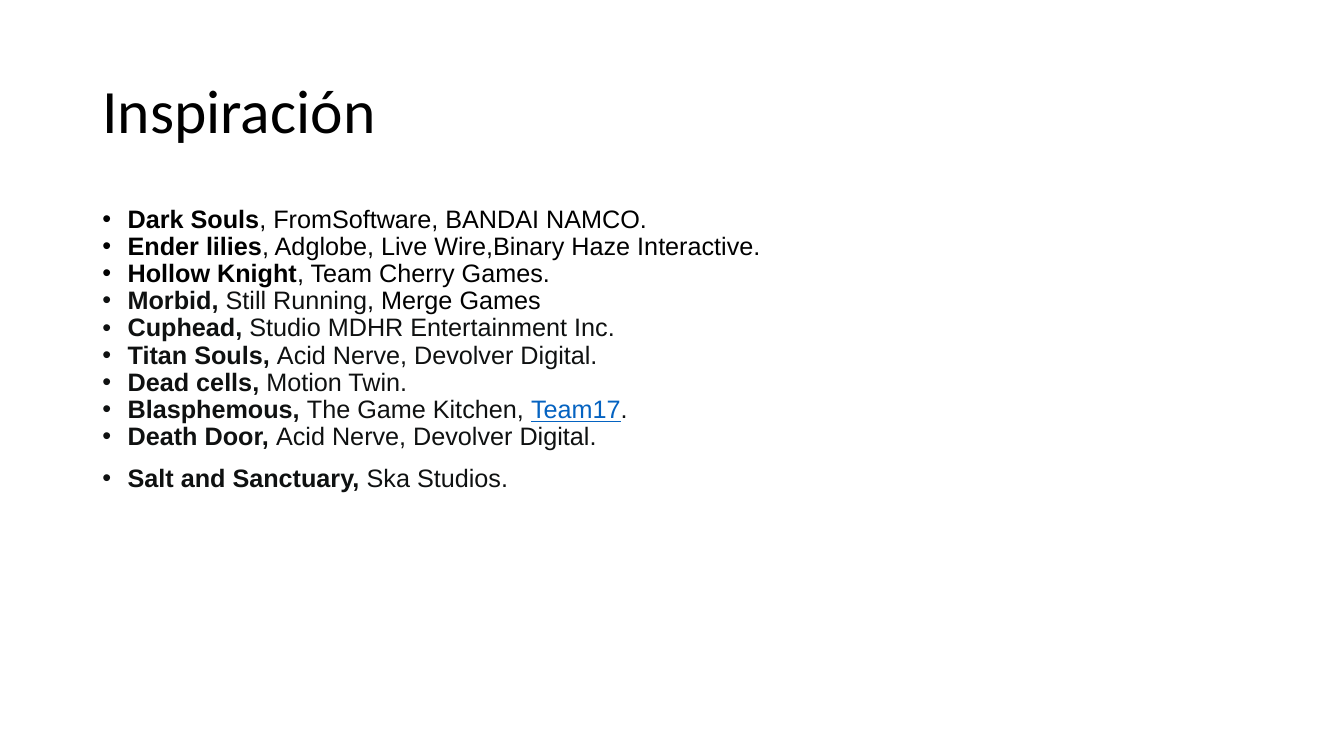
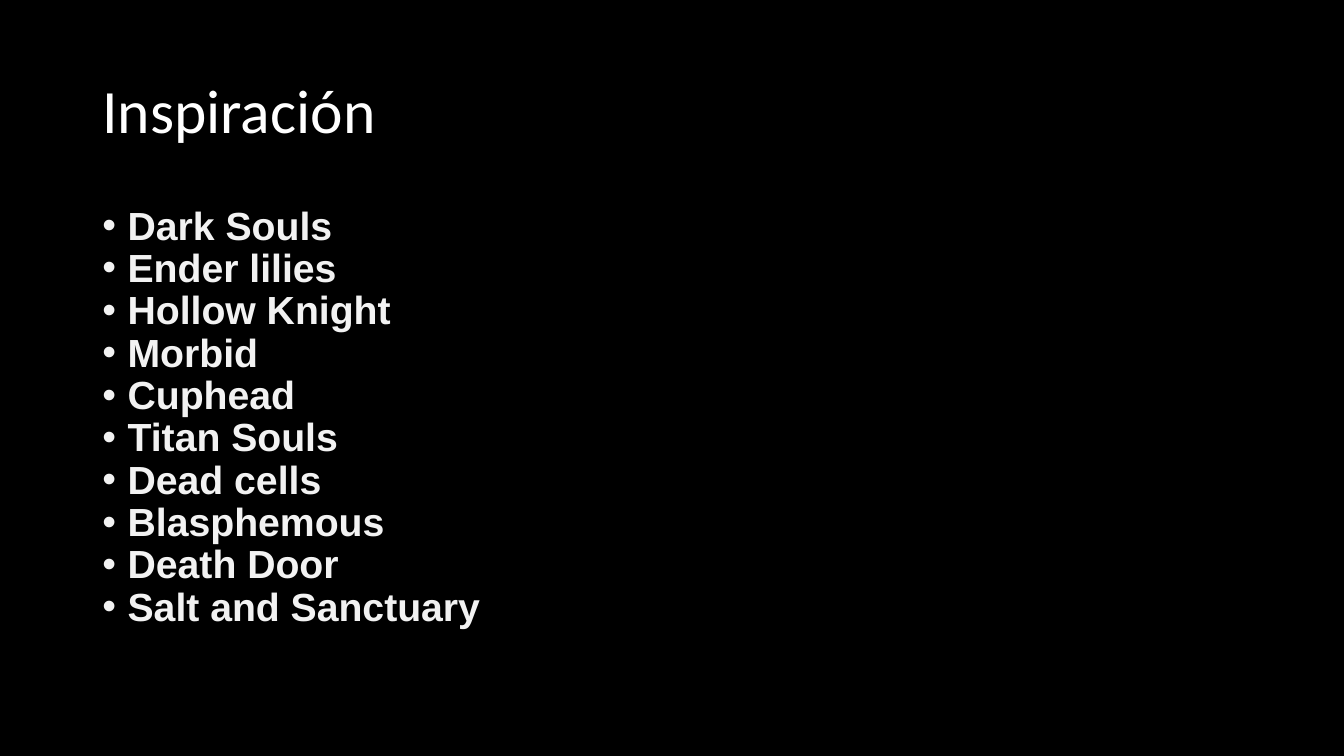
Before and after one commit to Xuppap-Inc/VerdantSorrow, a slide deck: slide 4 of Hitos/Presentacion hito 0.pptx. Drawn at 1344x756 pixels with LibreOffice and Linux fonts; fonts in the diff are those of the drawing. Boxes give left, top, right and bottom in pixels: in the first picture for what was removed or moved away, otherwise in the second. Text is boxed around its words. In the diff, an @@ line names an element or a change of style, - is before the commit and + after.

```diff
--- a/Hitos/Presentacion hito 0.pptx
+++ b/Hitos/Presentacion hito 0.pptx
@@ background #FFFFFF to #000000 @@
@@ title "Inspiración" at (102, 90, 375, 143): text colour #000000 to #FFFFFF @@
@@ text at (128, 211, 480, 629): text changed; size 18 to 28 pt; text colour #0F1111 to #F2F2F2; bold on @@
-• Dark Souls, FromSoftware, BANDAI NAMCO.
-• Ender lilies, Adglobe, Live Wire,Binary Haze Interactive.
-• Hollow Knight, Team Cherry Games.
-• Morbid, Still Running, Merge Games
-• Cuphead, Studio MDHR Entertainment Inc.
-• Titan Souls, Acid Nerve, Devolver Digital.
-• Dead cells, Motion Twin.
-• Blasphemous, The Game Kitchen, Team17.
-• Death Door, Acid Nerve, Devolver Digital.
-• Salt and Sanctuary, Ska Studios.
+• Dark Souls
+• Ender lilies
+• Hollow Knight
+• Morbid
+• Cuphead
+• Titan Souls
+• Dead cells
+• Blasphemous
+• Death Door
+• Salt and Sanctuary
```
Also in this commit, not shown: 7 other slides changed, 2 other files.
